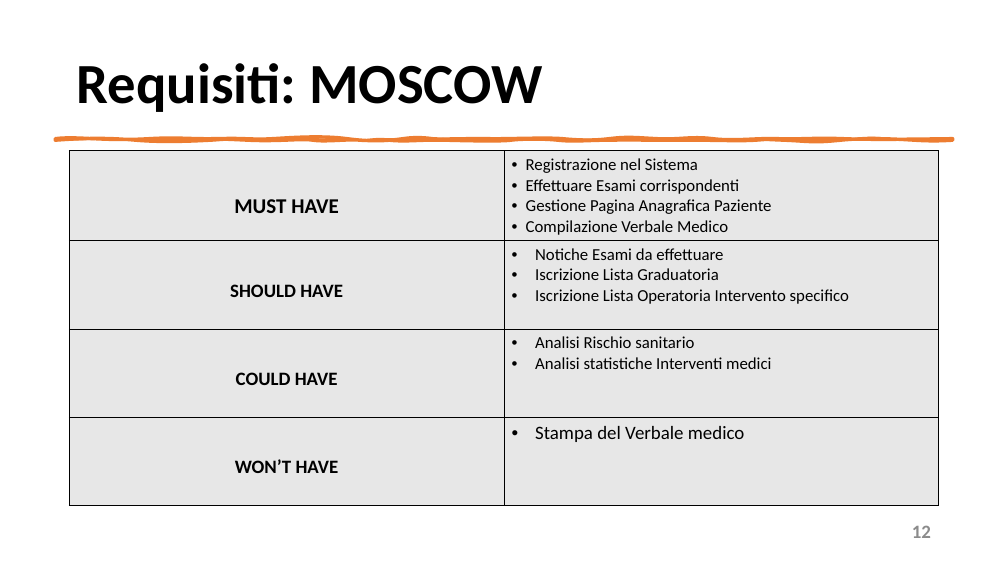
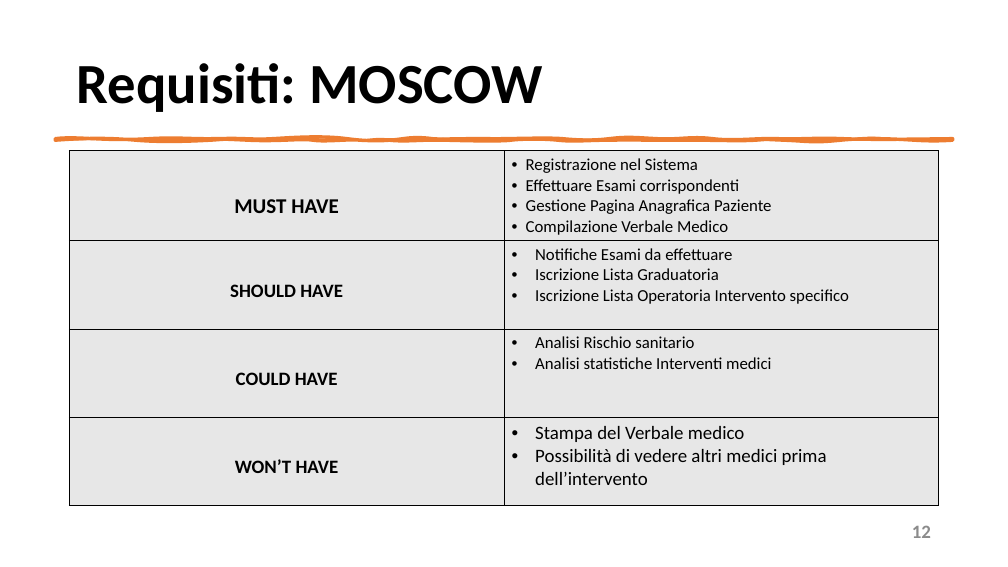
Before and after one commit to mangilimatteo/Progetto_Ingegneria_Software_Cattaneo_Mangili_Saini, a slide deck: slide 12 of Presentazione/Presentazione_Progetto.pptx. Drawn at 1008x567 pixels with LibreOffice and Linux fonts; fonts in the diff are those of the drawing. Boxes give left, top, right and bottom in pixels: in the first picture for what was removed or moved away, otherwise in the second. Text is boxed around its words. In the diff, an @@ line names an element or a change of style, - is before the commit and + after.

Commit message:
Update Presentazione Progetto
Moscow

```diff
--- a/Presentazione/Presentazione_Progetto.pptx
+++ b/Presentazione/Presentazione_Progetto.pptx
@@ table at [70,151,939,504] @@
-row 2, column 2: Notiche Esami da effettuare / Iscrizione Lista Graduatoria / Iscrizione Lista Operatoria Intervento specifico
+row 2, column 2: Notifiche Esami da effettuare / Iscrizione Lista Graduatoria / Iscrizione Lista Operatoria Intervento specifico
-row 4, column 2: Stampa del Verbale medico
+row 4, column 2: Stampa del Verbale medico / Possibilità di vedere altri medici prima dell’intervento
```
